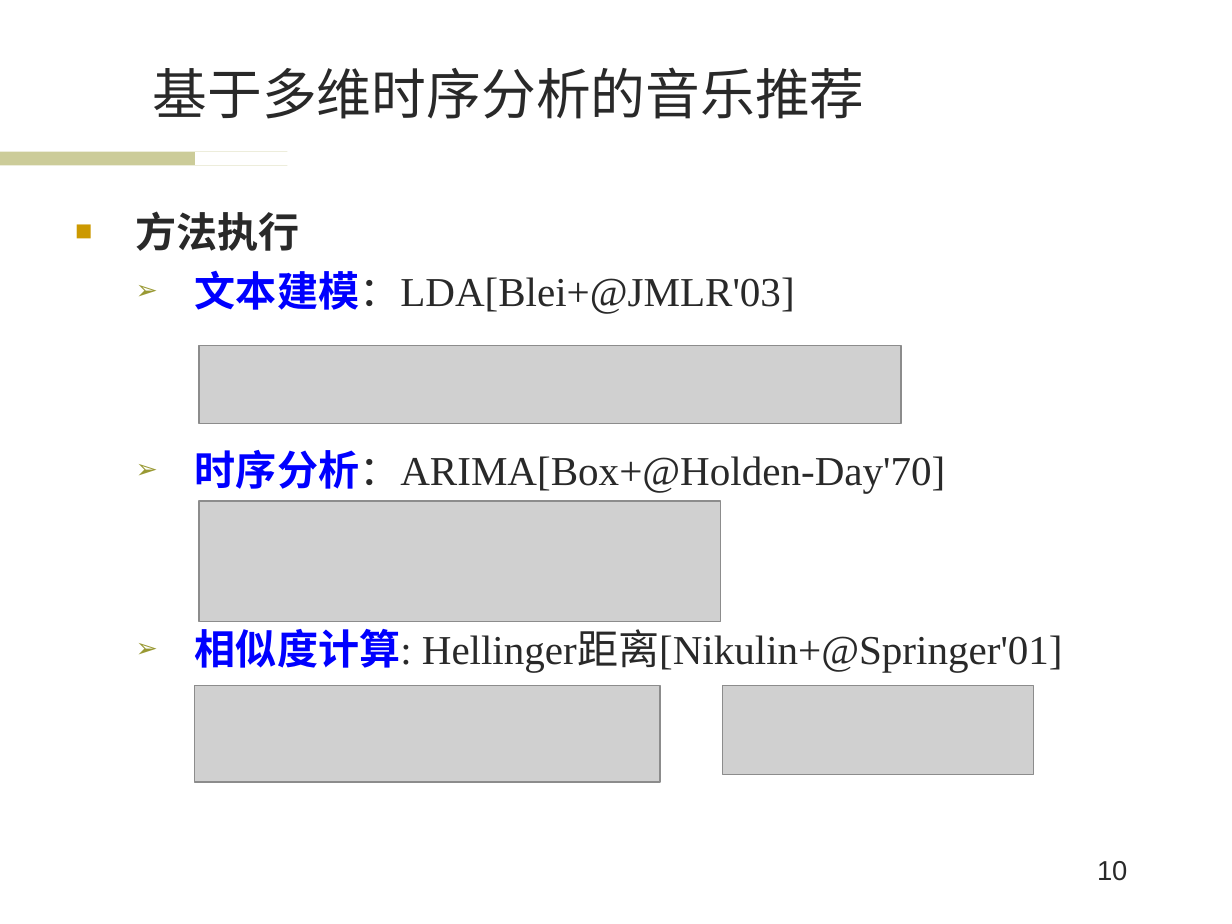
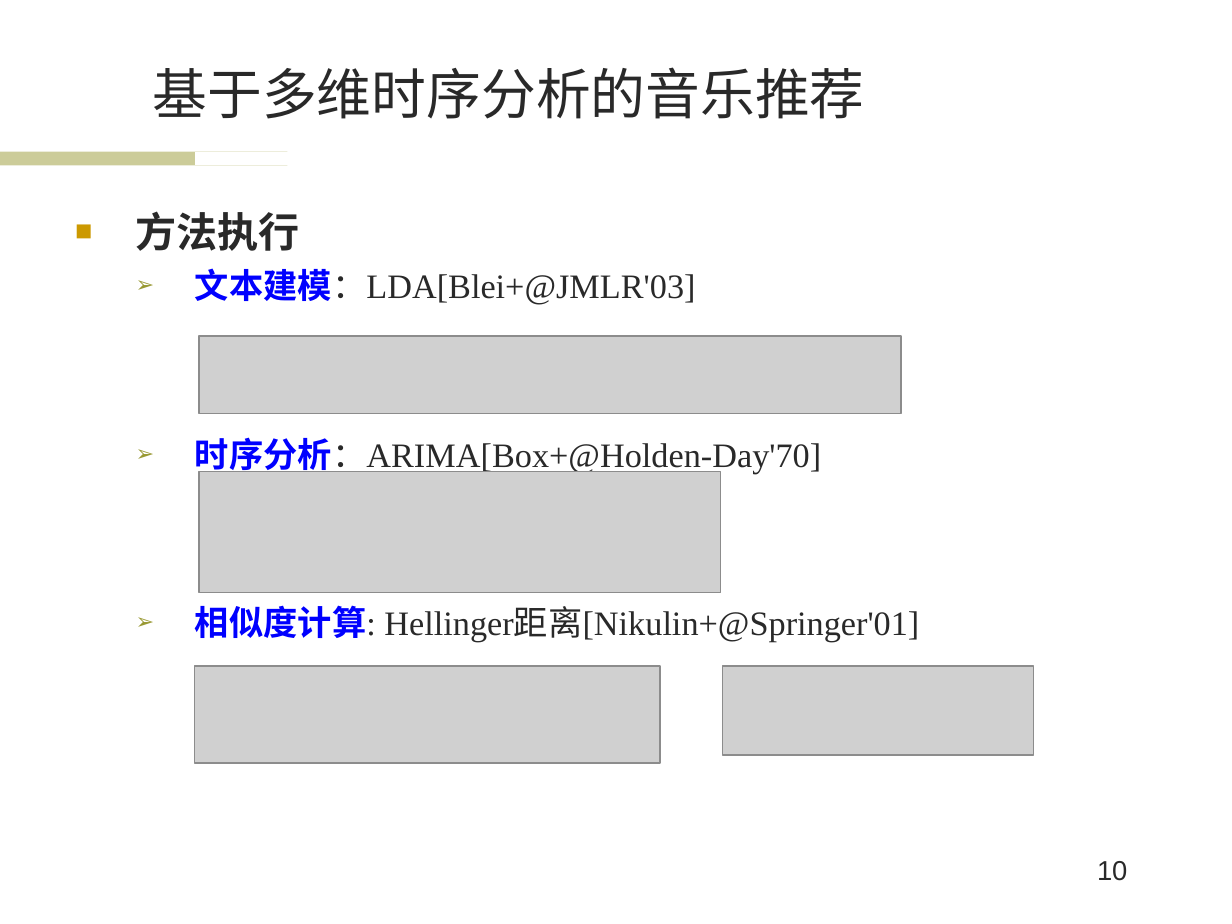
Before and after one commit to wwssttt/NJUThesis, a slide deck: slide 10 of 答辩准备/一种基于时间序列分析的个性化音乐推荐系统及其实现.ppt. Drawn at 1232x924 pixels with LibreOffice and Linux fonts; fonts in the diff are those of the drawing; grey boxes stand for pictures; background and template pictures are left out. Boxes give left, top, right and bottom in pixels: in the first picture for what was removed or moved away, otherwise in the second. Text is boxed around its words. In the diff, an @@ line names an element or a change of style, - is before the commit and + after.

```diff
--- a/答辩准备/一种基于时间序列分析的个性化音乐推荐系统及其实现.ppt
+++ b/答辩准备/一种基于时间序列分析的个性化音乐推荐系统及其实现.ppt
@@ text at [195,268,919,642]: size 24 to 20 pt; less space between paragraphs @@
@@ picture: place and size @@
-picture at [198,346,901,424]
+picture at [198,336,901,414]
@@ picture: place and size @@
-picture at [198,501,719,622]
+picture at [198,472,719,593]
@@ picture: place and size @@
-picture at [195,685,660,782]
+picture at [195,667,660,764]
@@ picture: place and size @@
-picture at [723,685,1034,774]
+picture at [723,667,1034,755]
```
Also in this commit, not shown: 5 other slides changed, 3 other files.
